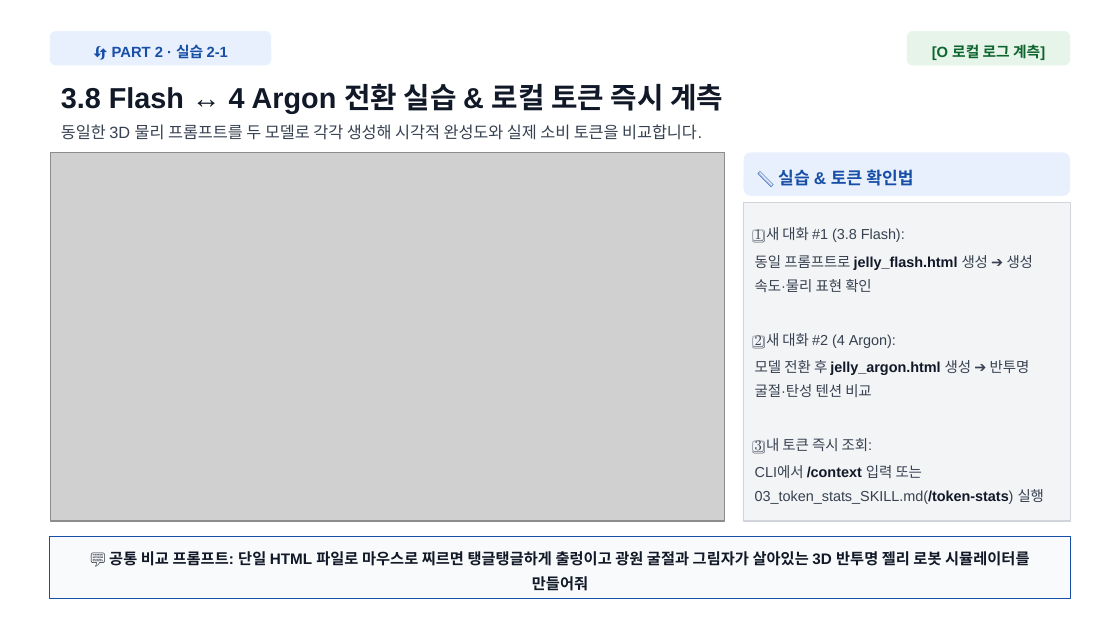
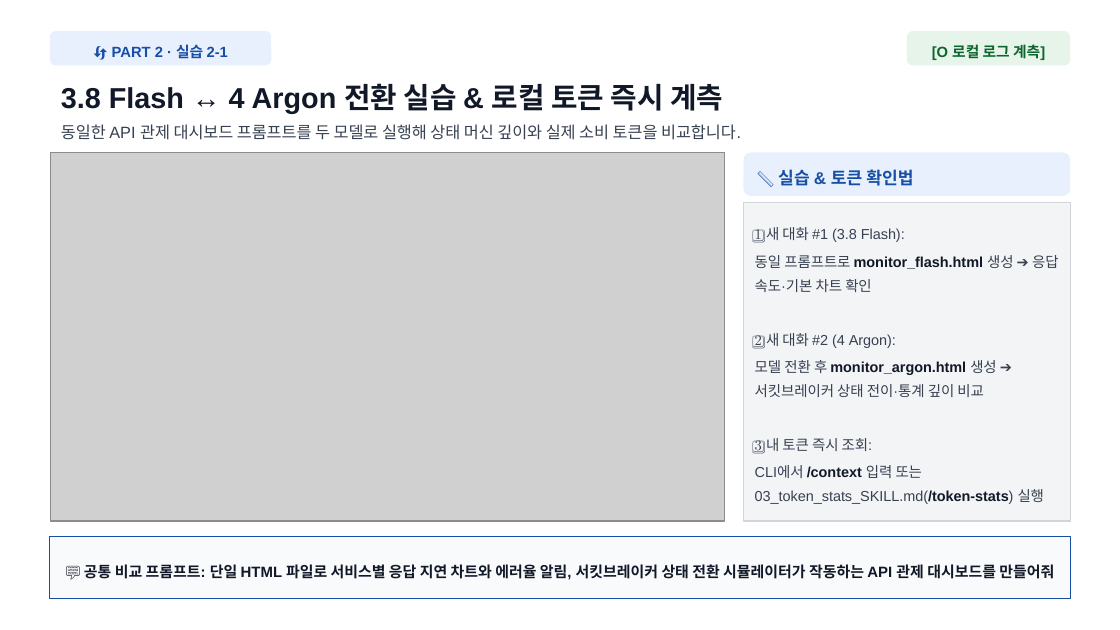
Before and after one commit to gorock-afk/antigravity_dev_workshop, a slide deck: slide 11 of AGY_Dev_Workshop_Slides.pptx. Drawn at 1120x630 pixels with LibreOffice and Linux fonts; fonts in the diff are those of the drawing; grey boxes stand for pictures. Boxes give left, top, right and bottom in pixels: in the first picture for what was removed or moved away, otherwise in the second. Text is boxed around its words. In the diff, an @@ line names an element or a change of style, - is before the commit and + after.

Commit message:
Update Antigravity & Gemini 4 Argon hands-on workshop portal

```diff
--- a/AGY_Dev_Workshop_Slides.pptx
+++ b/AGY_Dev_Workshop_Slides.pptx
@@ text at <box>61,124,741,140</box>: text changed @@
-동일한 3D 물리 프롬프트를 두 모델로 각각 생성해 시각적 완성도와 실제 소비 토큰을 비교합니다.
+동일한 API 관제 대시보드 프롬프트를 두 모델로 실행해 상태 머신 깊이와 실제 소비 토큰을 비교합니다.
@@ text in rectangle at <box>755,255,1059,292</box>: text changed @@
-동일 프롬프트로 jelly_flash.html 생성 ➔ 생성 속도·물리 표현 확인
+동일 프롬프트로 monitor_flash.html 생성 ➔ 응답 속도·기본 차트 확인
@@ text in rectangle at <box>755,360,996,397</box>: text changed @@
-모델 전환 후 jelly_argon.html 생성 ➔ 반투명 굴절·탄성 텐션 비교
+모델 전환 후 monitor_argon.html 생성 ➔ 서킷브레이커 상태 전이·통계 깊이 비교
@@ text in rectangle at <box>84,564,1054,580</box>: text changed; size 9.8 to 9.6 pt @@
-💬 공통 비교 프롬프트: 단일 HTML 파일로 마우스로 찌르면 탱글탱글하게 출렁이고 광원 굴절과 그림자가 살아있는 3D 반투명 젤리 로봇 시뮬레이터를 만들어줘
+💬 공통 비교 프롬프트: 단일 HTML 파일로 서비스별 응답 지연 차트와 에러율 알림, 서킷브레이커 상태 전환 시뮬레이터가 작동하는 API 관제 대시보드를 만들어줘
```
Also in this commit, not shown: 7 other slides changed, 1 other file.
